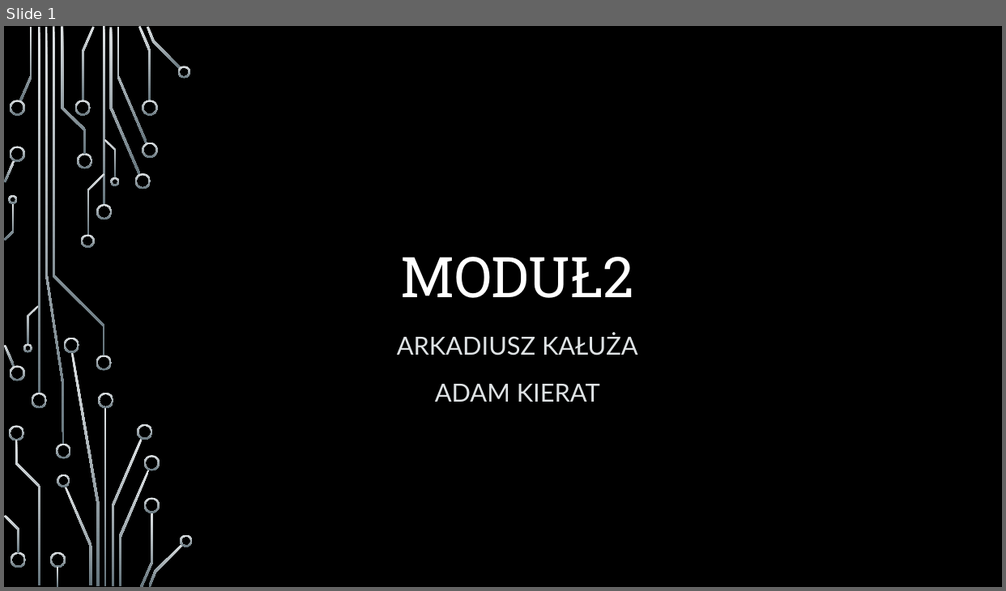
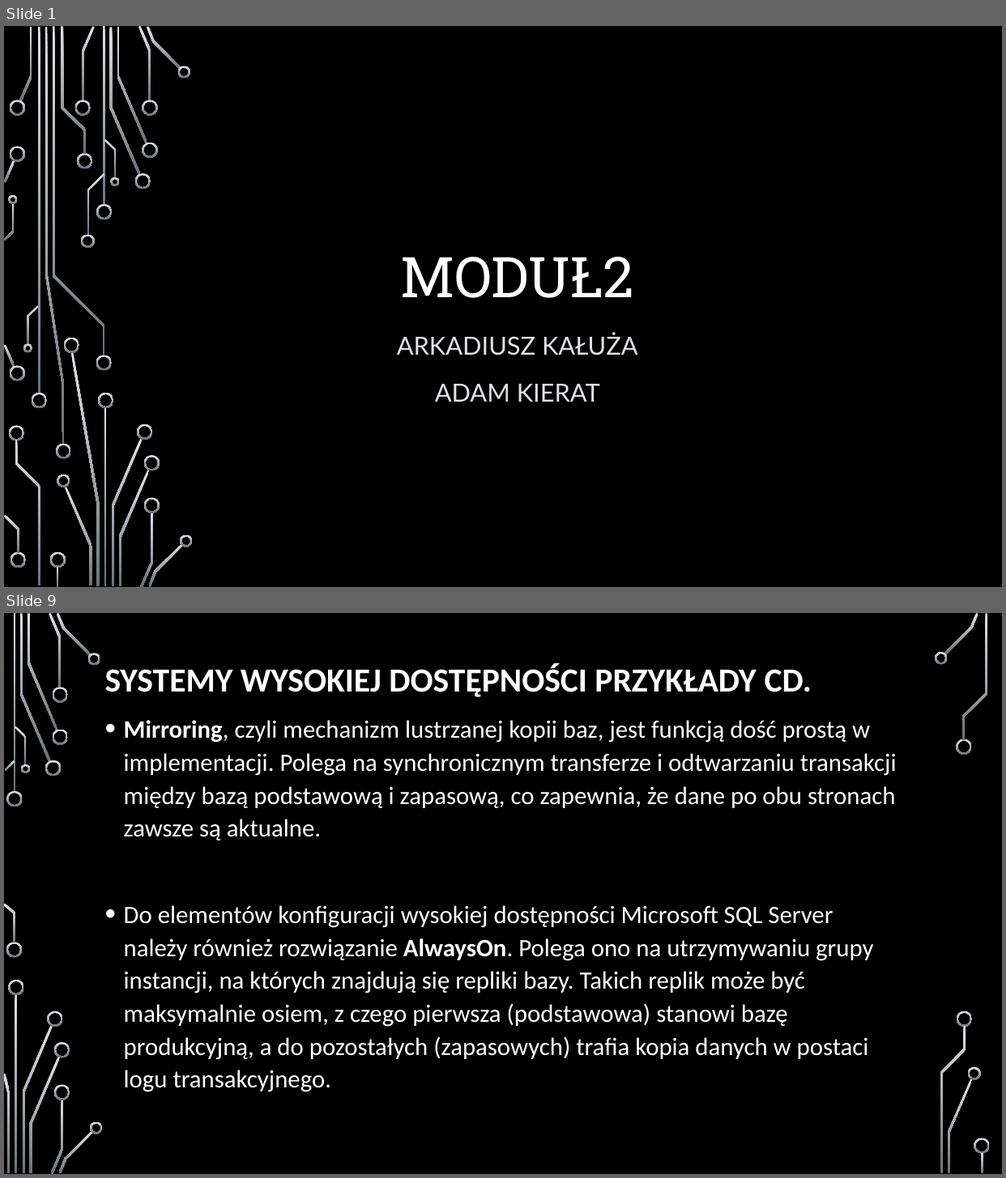
Before and after one commit to arcziko9/ZarzadzanieSystemamiInformatycznymiPOLSL, a slide deck: Projekt2/Adam_Kierat_Arkadiusz_Kałuża_Modul2_prezentacja.pptx. Shown one above the other, each under a label of ours: slide 1 before the commit, slides 1 and 9 after it; the slides between them are not shown. The pictures are 1006x591 and 1006x1178 pixels, drawn with LibreOffice and Linux fonts; fonts in the diff are those of the drawing; background and template pictures are left out. Boxes give left, top, right and bottom in pixels: in the first picture for what was removed or moved away, otherwise in the second. Text is boxed around its words. In the diff, an @@ line names an element or a change of style, - is before the commit and + after.

```diff
--- a/Projekt2/Adam_Kierat_Arkadiusz_Kałuża_Modul2_prezentacja.pptx
+++ b/Projekt2/Adam_Kierat_Arkadiusz_Kałuża_Modul2_prezentacja.pptx
@@ slide 9 added at [4,613,1002,1174], background picture (left out) @@
@@ title added at [105,664,812,697], 32.4 pt, text #FFFFFF, bold @@
+SYSTEMY WYSOKIEJ DOSTĘPNOŚCI PRZYKŁADY CD.
@@ text added at [124,720,897,1093], 24 pt, text #FFFFFF @@
+• Mirroring, czyli mechanizm lustrzanej kopii baz, jest funkcją dość prostą w implementacji. Polega na synchronicznym transferze i odtwarzaniu transakcji między bazą podstawową i zapasową, co zapewnia, że dane po obu stronach zawsze są aktualne.
+• Do elementów konfiguracji wysokiej dostępności Microsoft SQL Server należy również rozwiązanie AlwaysOn. Polega ono na utrzymywaniu grupy instancji, na których znajdują się repliki bazy. Takich replik może być maksymalnie osiem, z czego pierwsza (podstawowa) stanowi bazę produkcyjną, a do pozostałych (zapasowych) trafia kopia danych w postaci logu transakcyjnego.
@@ group added at [4,613,990,1174]: 33 freeform shapes, 3 rectangles @@
```
Also in this commit, not shown: 1 slide changed, 13 other slides added, 4 other files.
